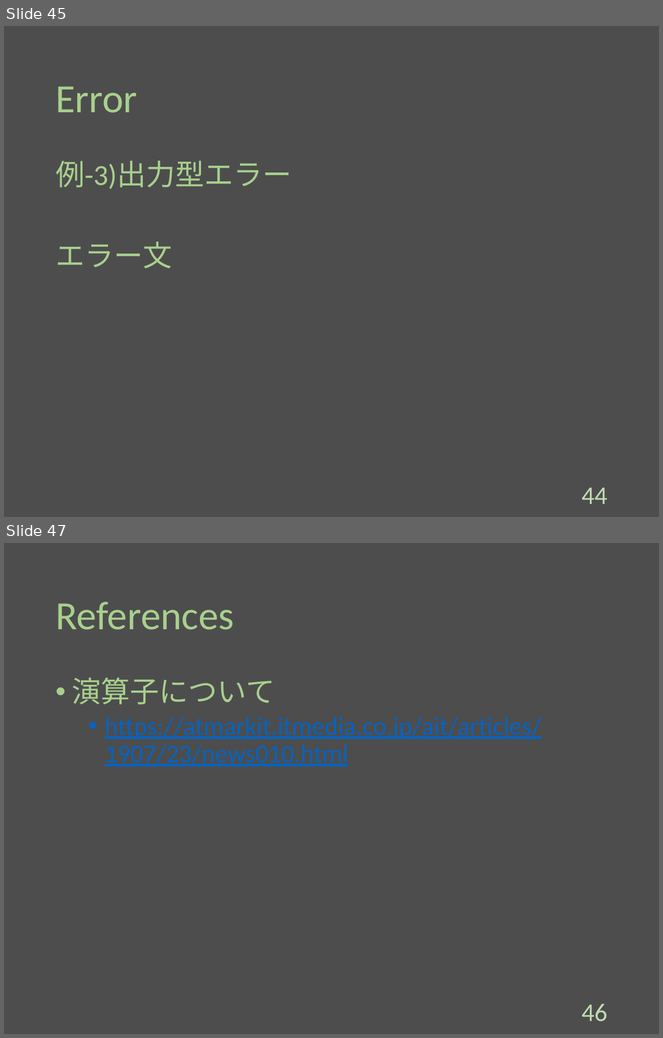
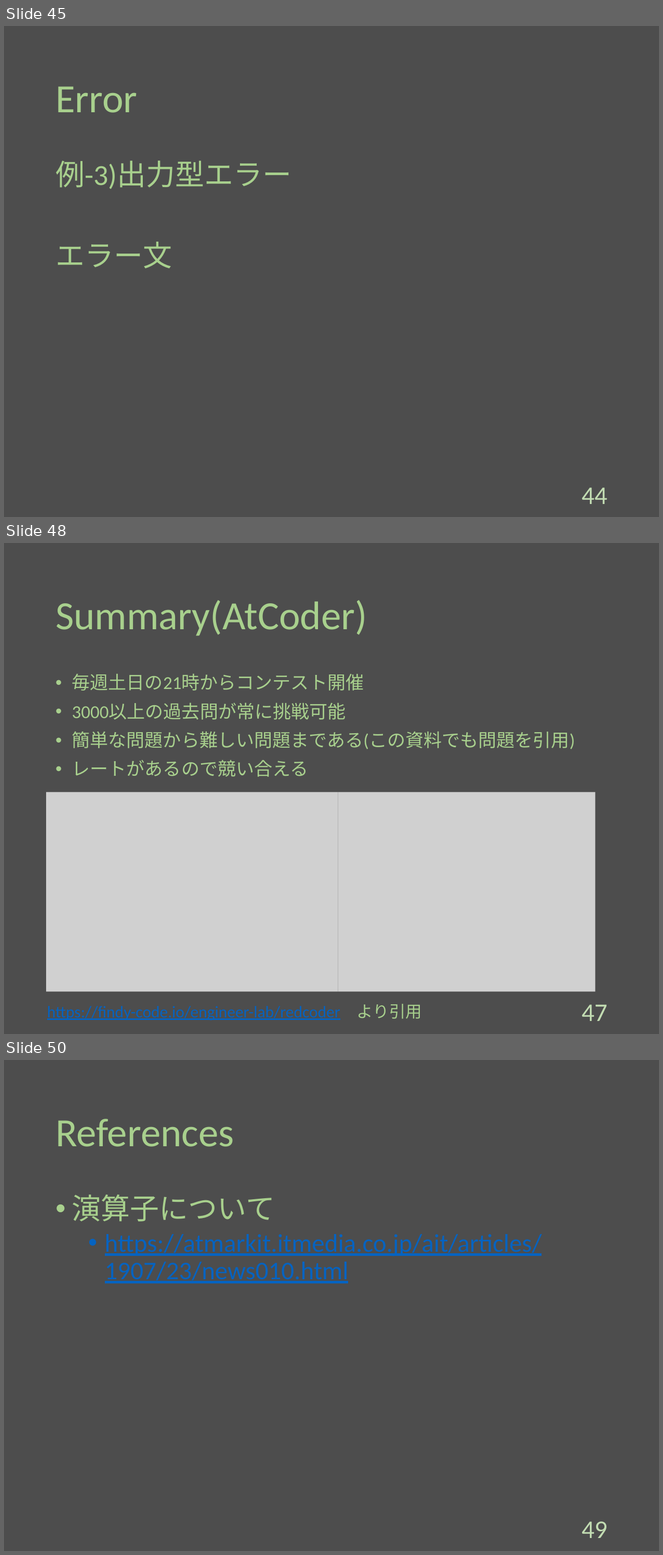
Before and after one commit to Melbeck777/program_seminar, a slide deck: ProgramSlide.pptx. Shown one above the other, each under a label of ours: slides 45 and 47 before the commit, slides 45, 48 and 50 after it; the slides between them are not shown. The pictures are 663x1038 and 663x1555 pixels, drawn with LibreOffice and Linux fonts; fonts in the diff are those of the drawing; grey boxes stand for pictures. Boxes give left, top, right and bottom in pixels: in the first picture for what was removed or moved away, otherwise in the second. Text is boxed around its words. In the diff, an @@ line names an element or a change of style, - is before the commit and + after.

Commit message:
[add]:Wrote the summary section.

```diff
--- a/ProgramSlide.pptx
+++ b/ProgramSlide.pptx
@@ slide 48 added at (4,543,659,1034), background #4D4D4D @@
@@ title added at (55,600,367,636), 44 pt, text #A8D08D @@
+Summary(AtCoder)
@@ text added at (72,674,575,777), 20 pt, text #A8D08D @@
+• 毎週土日の21時からコンテスト開催
+• 3000以上の過去問が常に挑戦可能
+• 簡単な問題から難しい問題まである(この資料でも問題を引用)
+• レートがあるので競い合える
@@ picture added at (46,793,337,992) @@
@@ picture added at (338,793,596,992) @@
@@ text added at (47,1004,422,1021), 18 pt, text #0563C1, underline @@
+https://findy-code.io/engineer-lab/redcoder より引用
@@ page number added at (582,1005,608,1021), 28 pt, text #C3DDB3 @@
+47
@@ what was slide 47 is now slide 50 @@
@@ page number at (582,1522,608,1538): text changed @@
-46
+49
```
Also in this commit, not shown: 1 slide changed, 3 other slides added, 1 slide removed.
